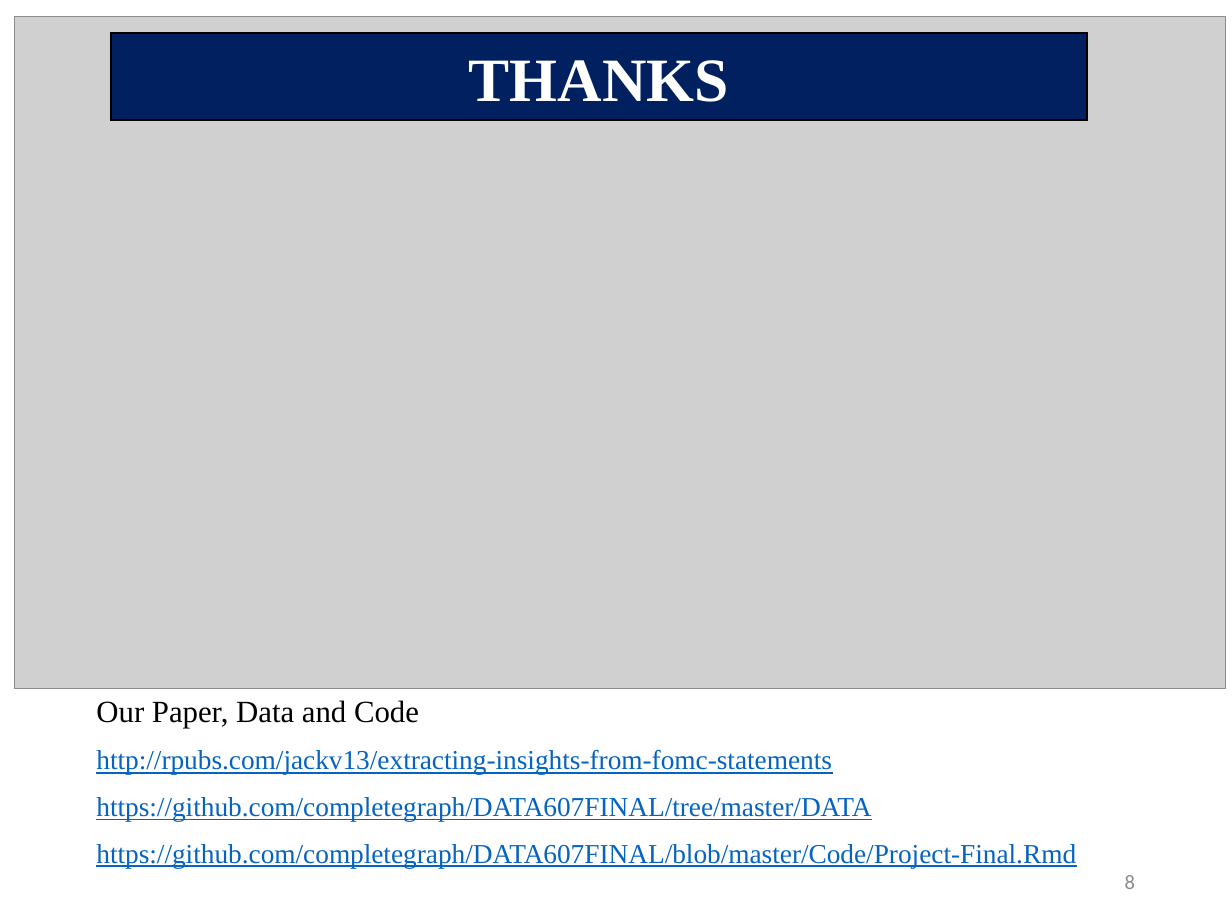
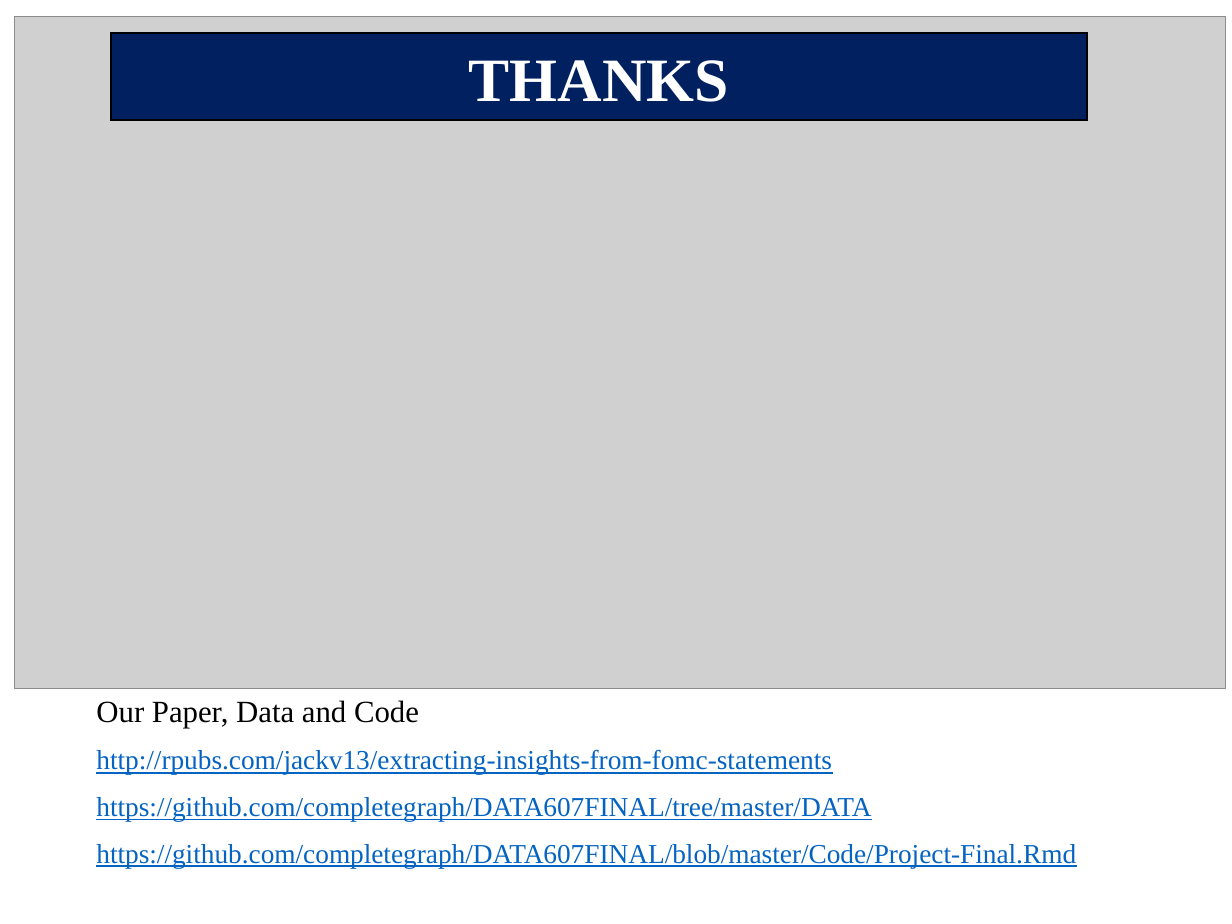
Before and after one commit to completegraph/DATA607FINAL, a slide deck: slide 8 of Presentation/FOMC_Extracting_Insights_Final.pptx. Drawn at 1232x924 pixels with LibreOffice and Linux fonts; fonts in the diff are those of the drawing; grey boxes stand for pictures. Boxes give left, top, right and bottom in pixels: in the first picture for what was removed or moved away, otherwise in the second. Text is boxed around its words. In the diff, an @@ line names an element or a change of style, - is before the commit and + after.

```diff
--- a/Presentation/FOMC_Extracting_Insights_Final.pptx
+++ b/Presentation/FOMC_Extracting_Insights_Final.pptx
@@ page number removed at (x1=1125, y1=875, x2=1135, y2=889) @@
-8
```
Also in this commit, not shown: 7 other slides changed, 1 other file.
